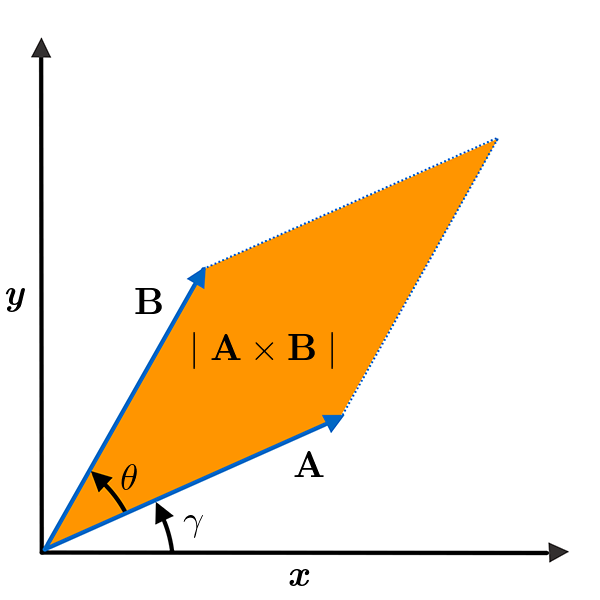
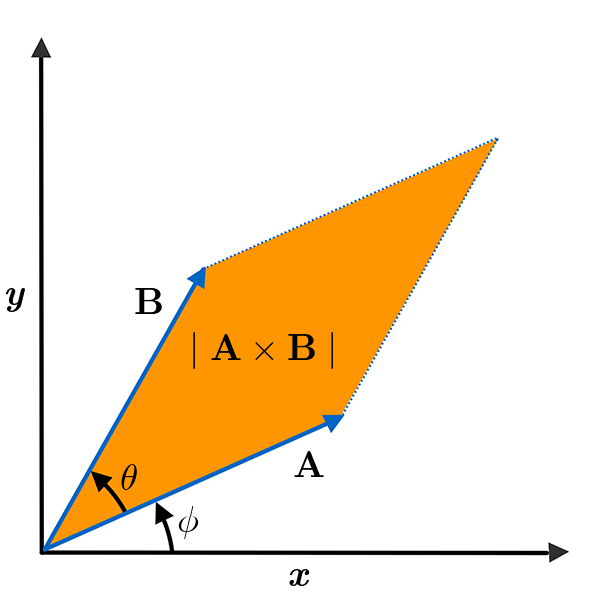
Layer changes from the first 600×600 image to the second:
added layer "Layer 10" above "Layer 9" over <box>178,506,199,539</box>
painted on "Layer 9" over <box>183,515,203,538</box>
